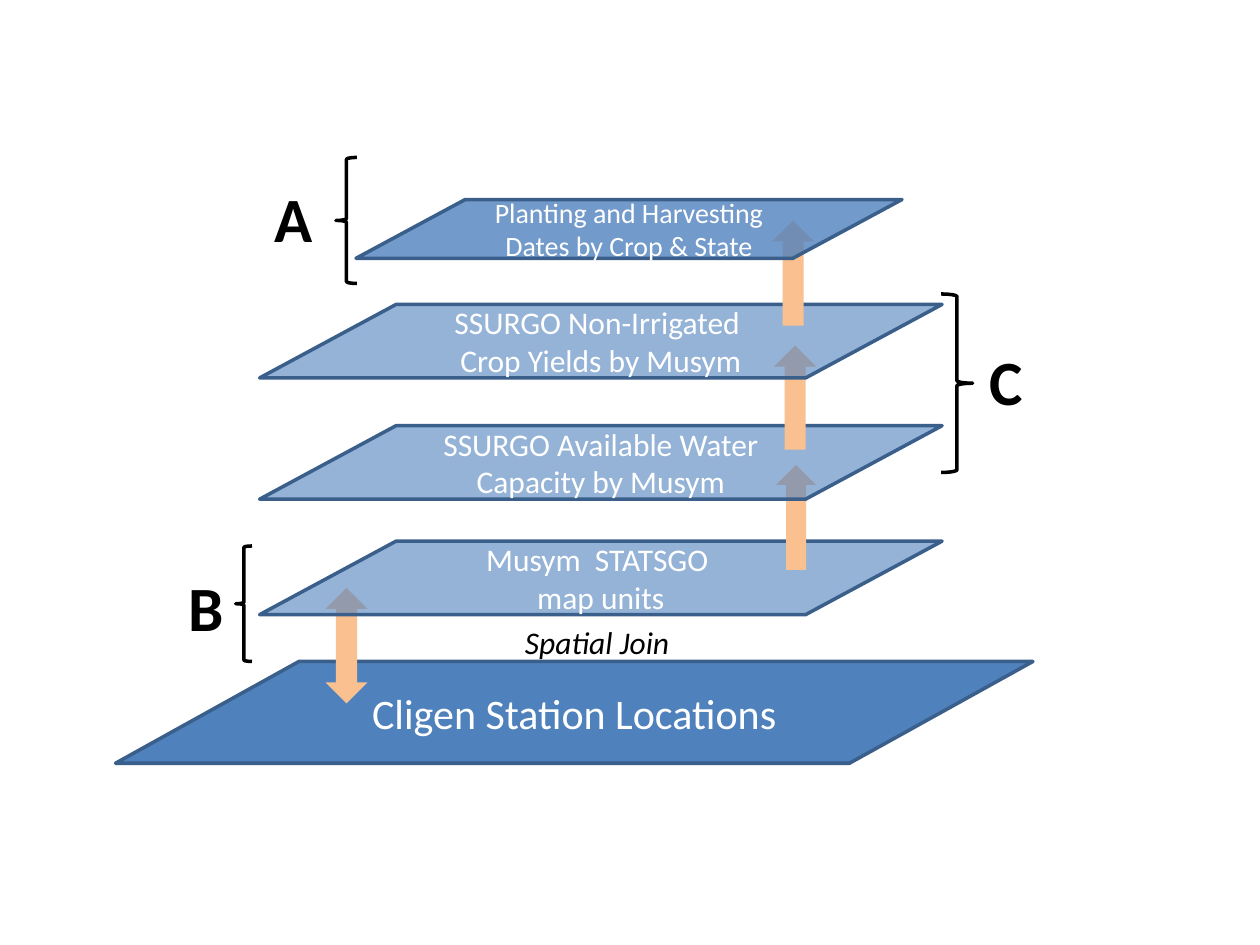
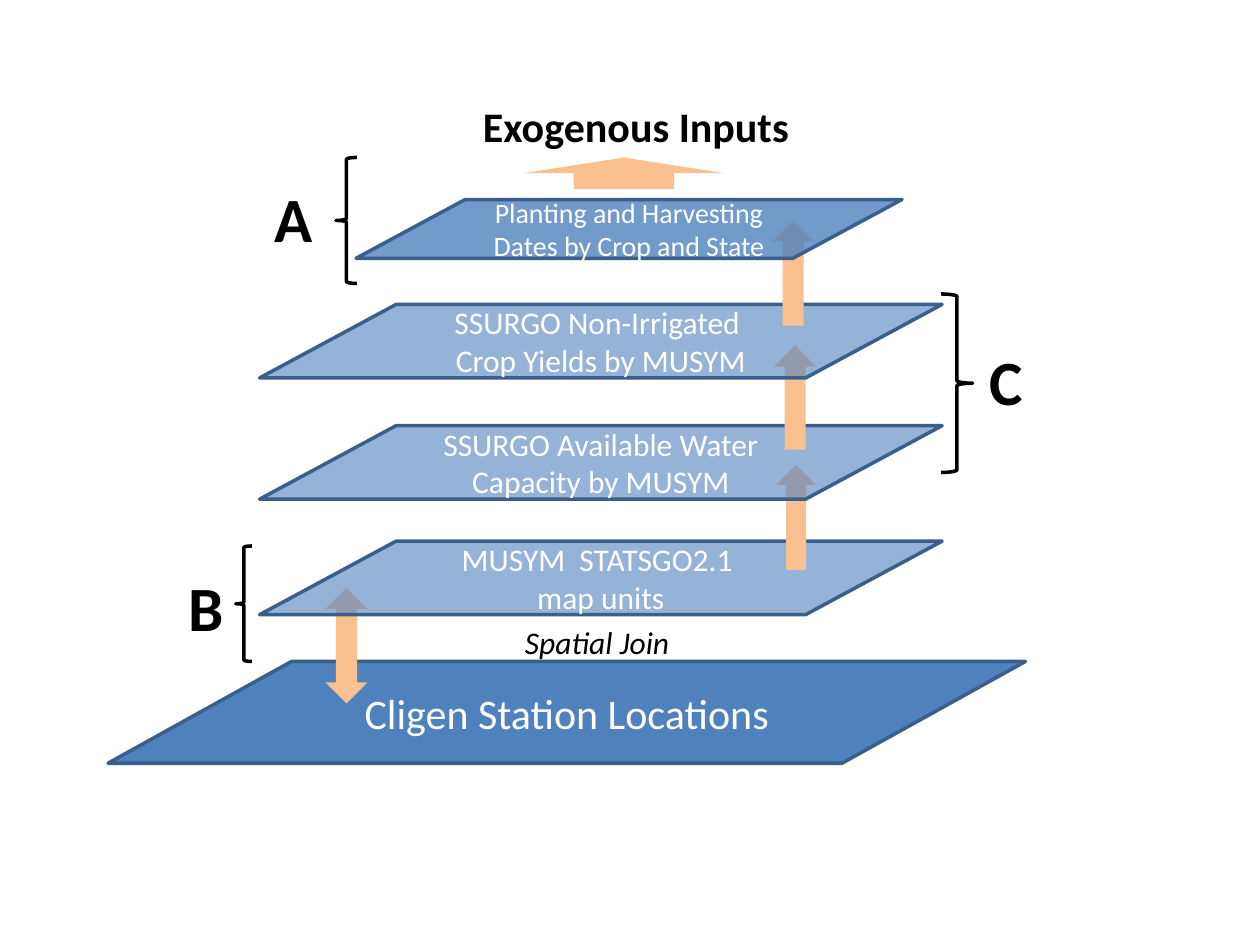
Before and after one commit to NREL/waterfootprint, a slide deck: slide 6 of Journal Paper/revision/Figures_Draft_dana.pptx. Drawn at 1260x945 pixels with LibreOffice and Linux fonts; fonts in the diff are those of the drawing. Boxes give left, top, right and bottom in pixels: in the first picture for what was removed or moved away, otherwise in the second. Text is boxed around its words. In the diff, an @@ line names an element or a change of style, - is before the commit and + after.

```diff
--- a/Journal Paper/revision/Figures_Draft_dana.pptx
+++ b/Journal Paper/revision/Figures_Draft_dana.pptx
@@ text added at <box>483,114,789,149</box>, 24 pt, text #000000, bold @@
+Exogenous Inputs
@@ up arrow added at <box>523,158,724,189</box>, fill #FAC090 @@
@@ text in flow chart input output at <box>494,200,764,263</box>: text changed @@
-Planting and Harvesting Dates by Crop & State
+Planting and Harvesting Dates by Crop and State
@@ text in flow chart input output at <box>456,350,746,379</box>: text changed @@
-Crop Yields by Musym
+Crop Yields by MUSYM
@@ text in flow chart input output at <box>443,434,759,501</box>: text changed @@
-SSURGO Available Water Capacity by Musym
+SSURGO Available Water Capacity by MUSYM
@@ text in flow chart input output at <box>462,550,732,571</box>: text changed @@
-Musym STATSGO
+MUSYM STATSGO2.1
@@ flow chart input output "Cligen Station Locations": place and size @@
-flow chart input output "Cligen Station Locations" at <box>116,662,1033,764</box>
+flow chart input output "Cligen Station Locations" at <box>108,662,1026,764</box>
```
Also in this commit, not shown: 1 other slide changed, 1 other file.
